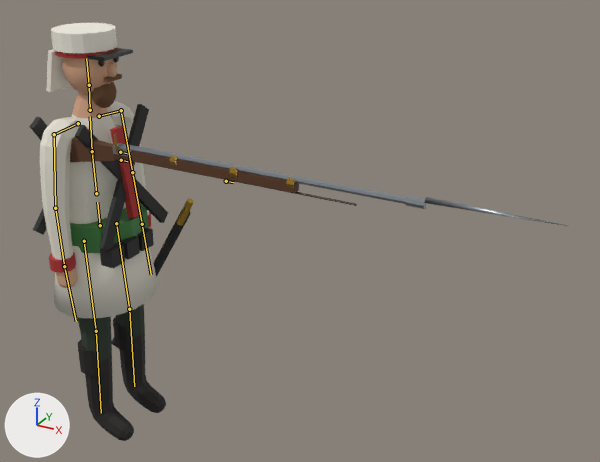
An edit to the glTF model models/era2/rus2_sarboz.glb, drawn before and after from the same camera.
Before and after are seen from a 50 mm lens placed at (2.24, -2.37, 2.32), pointed at (0.85, 0.17, 1.05). The lights are fixed; the arrows at lower left show +X, +Y and +Z. The older version comes first. The bones that change, and the others that lie on the model, are drawn over the model as lines.

The first picture shows 'Body', 'Rifle'.
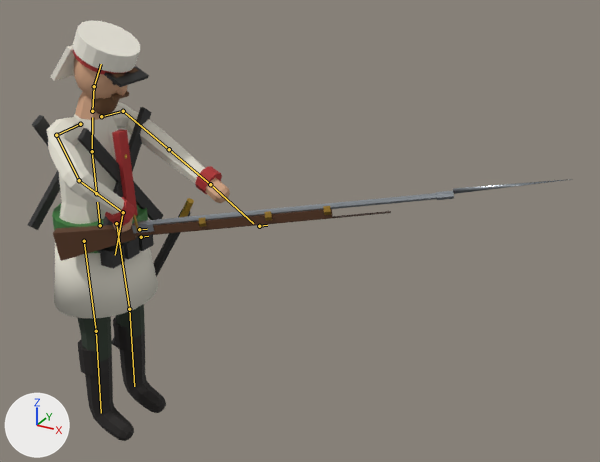
The newer file adds an action. The first version stands in its rest pose; the second is drawn at frame 14 of the action 'Reload2'.

The change, as a list of edits to the scene's bpy script:
```text
Change bone_chest:
    where bone_chest = bpy.data.objects['Rig'].pose.bones['Chest']  # child of 'Spine'
    bone_chest.rotation_quaternion: (1.0, 0.0, 0.0, 0.0) -> (0.999, -0.003, 0.0, -0.044)  # degrees (0, 0, 0) -> degrees (0, 0, -5)
Change bone_head:
    where bone_head = bpy.data.objects['Rig'].pose.bones['Head']  # child of 'Neck'
    bone_head.rotation_quaternion: (1.0, 0.0, 0.0, 0.0) -> (0.982, 0.0, 0.0, -0.191)  # degrees (0, 0, 0) -> degrees (0, 0, -22)
Change bone_upperarm_l:
    where bone_upperarm_l = bpy.data.objects['Rig'].pose.bones['UpperArm.L']  # child of 'Shoulder.L'
    bone_upperarm_l.rotation_quaternion: (1.0, 0.0, 0.0, 0.0) -> (0.349, 0.473, 0.724, -0.36)  # degrees (0, 0, 0) -> degrees (21, 122, -55)
Change bone_forearm_l:
    where bone_forearm_l = bpy.data.objects['Rig'].pose.bones['ForeArm.L']  # child of 'UpperArm.L'
    bone_forearm_l.rotation_quaternion: (1.0, 0.0, 0.0, 0.0) -> (0.998, 0.045, 0.0, 0.043)  # degrees (0, 0, 0) -> degrees (5, 0, 5)
Change bone_upperarm_r:
    where bone_upperarm_r = bpy.data.objects['Rig'].pose.bones['UpperArm.R']  # child of 'Shoulder.R'
    bone_upperarm_r.rotation_quaternion: (1.0, 0.0, 0.0, 0.0) -> (0.518, -0.568, -0.63, -0.108)  # degrees (0, 0, 0) -> degrees (-134, -51, 73)
Change bone_forearm_r:
    where bone_forearm_r = bpy.data.objects['Rig'].pose.bones['ForeArm.R']  # child of 'UpperArm.R'
    bone_forearm_r.rotation_quaternion: (1.0, 0.0, 0.0, 0.0) -> (0.749, 0.055, 0.027, -0.66)  # degrees (0, 0, 0) -> degrees (3, 7, -83)
Change bone_hand_r:
    where bone_hand_r = bpy.data.objects['Rig'].pose.bones['Hand.R']  # child of 'ForeArm.R'
    bone_hand_r.rotation_quaternion: (1.0, 0.0, 0.0, 0.0) -> (0.924, 0.378, 0.042, 0.042)  # degrees (0, 0, 0) -> degrees (45, 3, 6)
Change bone_rifle:
    where bone_rifle = bpy.data.objects['Rig'].pose.bones['Rifle']  # child of 'Chest'
    bone_rifle.location: (0.0, 0.0, 0.0) -> (-0.02, 0.06, -0.28)
    bone_rifle.rotation_quaternion: (1.0, 0.0, 0.0, 0.0) -> (0.971, 0.102, 0.023, 0.215)  # degrees (0, 0, 0) -> degrees (12, 0, 25)
```

Where the change shows, as pixel boxes [x1, y1, x2, y2] in the pictures (600 x 462 px):
'Body', posed (22% wider)
    before: [29, 23, 194, 441]
    after: [28, 20, 230, 441]
'Rifle', posed (11% shorter)
    before: [70, 134, 568, 226]
    after: [53, 179, 573, 261]
bone 'Chest', root to tip
    before: (92, 151) to (90, 116)
    after: (92, 151) to (92, 117)
bone 'Head', root to tip
    before: (89, 85) to (86, 58)
    after: (94, 86) to (101, 64)
bone 'UpperArm.L', root to tip
    before: (121, 110) to (132, 172)
    after: (123, 111) to (169, 149)
bone 'ForeArm.L', root to tip
    before: (132, 172) to (142, 224)
    after: (169, 149) to (210, 184)
bone 'UpperArm.R', root to tip
    before: (54, 134) to (55, 208)
    after: (56, 135) to (79, 180)
bone 'ForeArm.R', root to tip
    before: (55, 208) to (64, 266)
    after: (79, 180) to (123, 212)
bone 'Hand.R', root to tip
    before: (64, 266) to (76, 321)
    after: (123, 212) to (115, 255)
bone 'Rifle', root to tip
    before: (120, 152) to (127, 153)
    after: (139, 229) to (147, 229)
